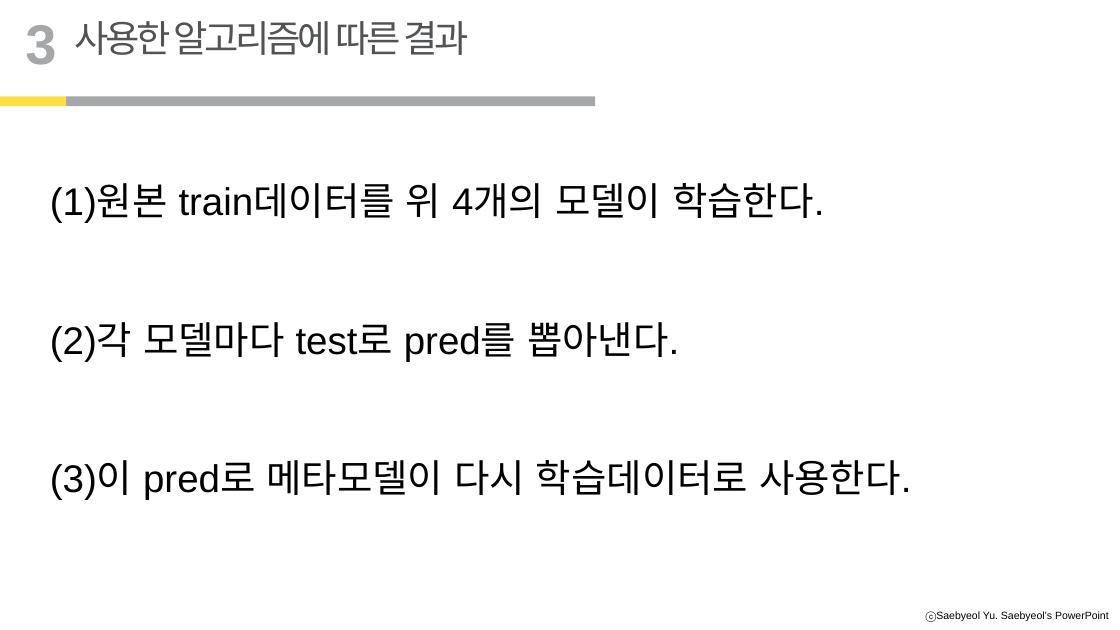
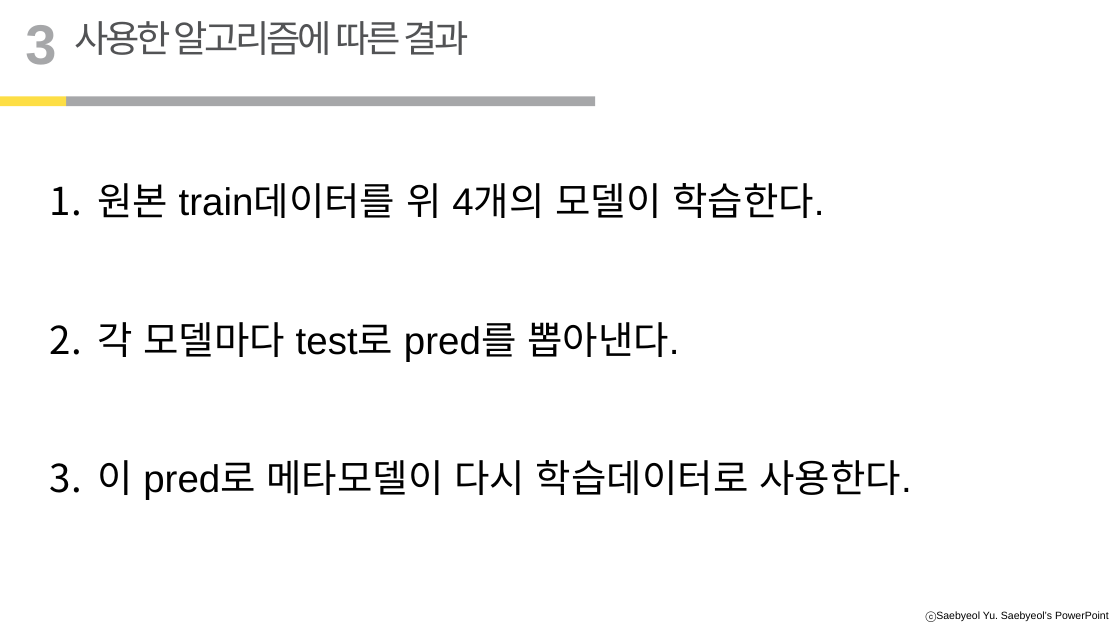
Before and after one commit to JYPark-Code/LikeLion_13th_ML_Course, a slide deck: slide 14 of 1110_2nd_team_project_submitted/2021110_돌체라떼 최종발표본.pptx. Drawn at 1120x630 pixels with LibreOffice and Linux fonts; fonts in the diff are those of the drawing. Boxes give left, top, right and bottom in pixels: in the first picture for what was removed or moved away, otherwise in the second. Text is boxed around its words. In the diff, an @@ line names an element or a change of style, - is before the commit and + after.

```diff
--- a/1110_2nd_team_project_submitted/2021110_돌체라떼 최종발표본.pptx
+++ b/1110_2nd_team_project_submitted/2021110_돌체라떼 최종발표본.pptx
@@ text at [97,183,911,500]: text changed @@
-(1)원본 train데이터를 위 4개의 모델이 학습한다.
-(2)각 모델마다 test로 pred를 뽑아낸다.
-(3)이 pred로 메타모델이 다시 학습데이터로 사용한다.
+1. 원본 train데이터를 위 4개의 모델이 학습한다.
+2. 각 모델마다 test로 pred를 뽑아낸다.
+3. 이 pred로 메타모델이 다시 학습데이터로 사용한다.
```
Also in this commit, not shown: 3 other slides changed, 1 other file.
